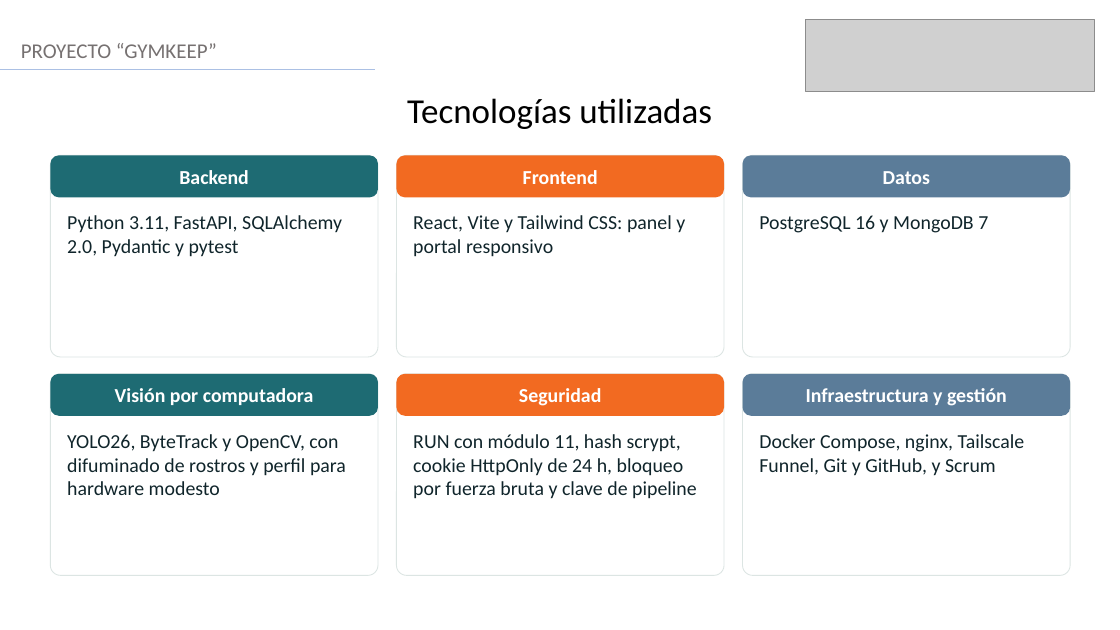
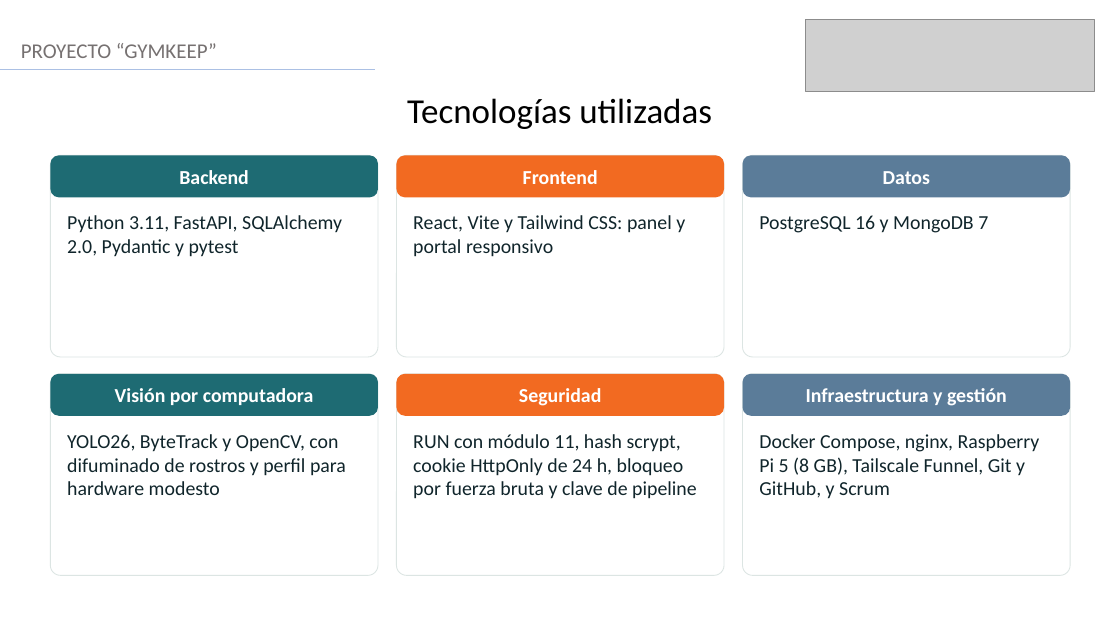
Before and after one commit to Luissalamanca23/CAPSTONE_Grupo6_PM, a slide deck: slide 10 of Fase 2/Evidencias Proyecto/documentos importantes/versiones actualizadas/GymKeep_Presentacion_Final_Duoc.pptx. Drawn at 1120x630 pixels with LibreOffice and Linux fonts; fonts in the diff are those of the drawing; grey boxes stand for pictures. Boxes give left, top, right and bottom in pixels: in the first picture for what was removed or moved away, otherwise in the second. Text is boxed around its words. In the diff, an @@ line names an element or a change of style, - is before the commit and + after.

Commit message:
Cierre de documentación y despliegue en Raspberry Pi 5
- Informe final: se eliminan los marcadores pendientes, se agregan las entrevistas a
  cuatro gimnasios, los intereses y la autoevaluación del equipo, el estado de la Ley
  21.719, fechas de consulta en la linkografía y el calendario alineado al plan.
- Presentación final y matriz de trazabilidad: coherencia de estados, cifras y calendario.
- Documentos secundarios (backlogs, retrospectivas, UML, plan, objetivos específicos,
  README): estados al 20 de noviembre, sin marcadores pendientes.
- Despliegue en Raspberry Pi 5 de 8 GB: docker-compose.rpi.yml, instalador, creación de
  cuenta, scripts de medición y guía en GymKeep/raspberry-pi.
- Se eliminan los CSV duplicados de GymKeep/ y la carpeta versiones_de_main.
- Se agregan el esquema de la base de datos y la carpeta de evidencias del sistema.

```diff
--- a/Fase 2/Evidencias Proyecto/documentos importantes/versiones actualizadas/GymKeep_Presentacion_Final_Duoc.pptx
+++ b/Fase 2/Evidencias Proyecto/documentos importantes/versiones actualizadas/GymKeep_Presentacion_Final_Duoc.pptx
@@ text at (759,434,1040,499): text changed @@
-Docker Compose, nginx, Tailscale Funnel, Git y GitHub, y Scrum
+Docker Compose, nginx, Raspberry Pi 5 (8 GB), Tailscale Funnel, Git y GitHub, y Scrum
```
Also in this commit, not shown: 5 other slides changed, 35 other files.
